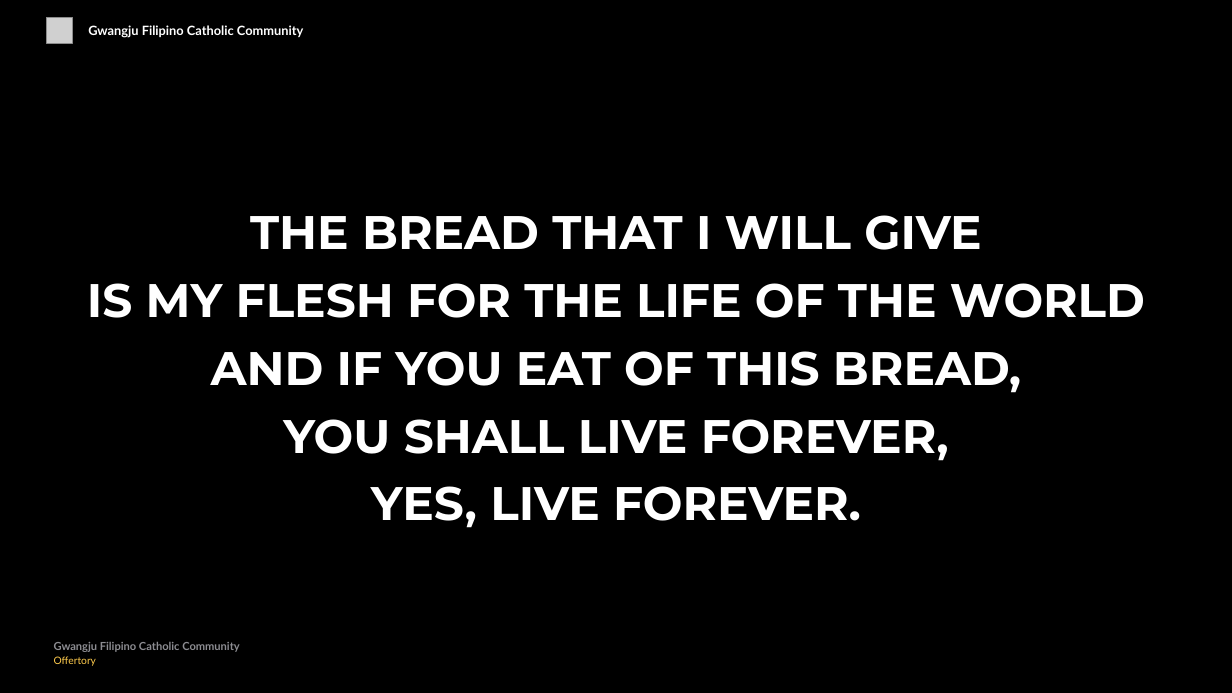
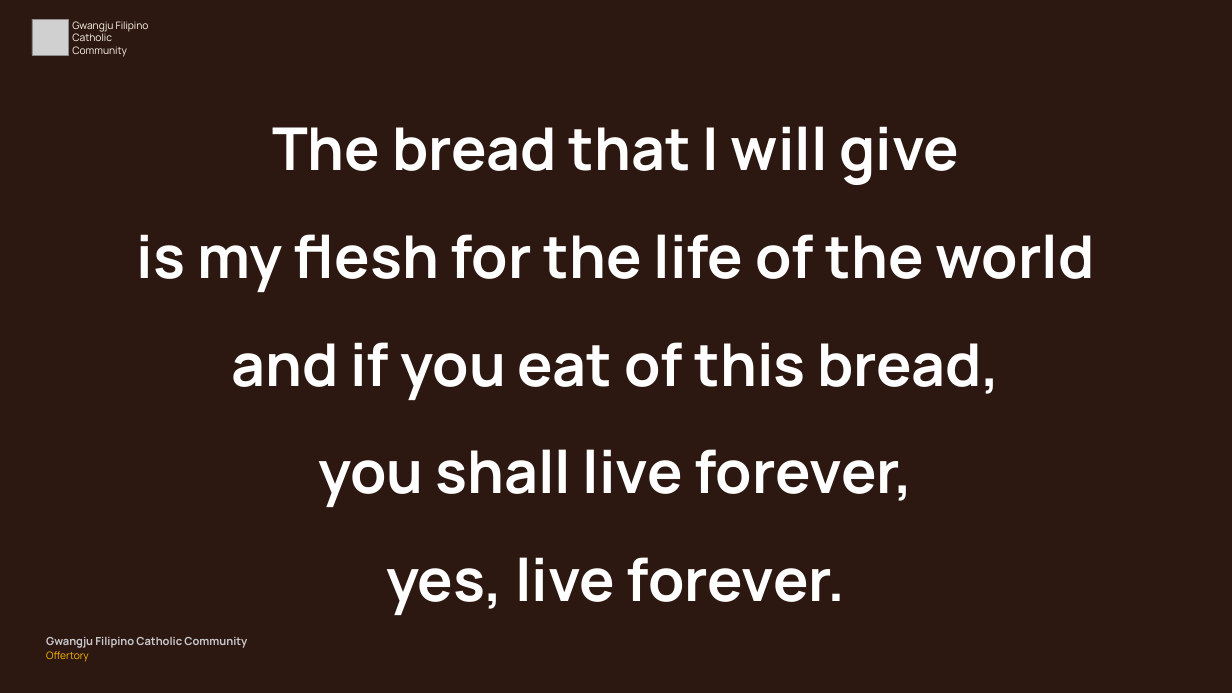
Before and after one commit to divinogabriel9/verbum, a slide deck: slide 28 of outputs/GFCC26Apr2026_Eastertide.pptx (slide 37 before the commit). Drawn at 1232x693 pixels with LibreOffice and Linux fonts; fonts in the diff are those of the drawing; grey boxes stand for pictures. Boxes give left, top, right and bottom in pixels: in the first picture for what was removed or moved away, otherwise in the second. Text is boxed around its words. In the diff, an @@ line names an element or a change of style, - is before the commit and + after.

```diff
--- a/outputs/GFCC26Apr2026_Eastertide.pptx
+++ b/outputs/GFCC26Apr2026_Eastertide.pptx
@@ background #000000 to #2C1810 @@
@@ picture resized from (x1=46, y1=17, x2=72, y2=43) to (x1=32, y1=19, x2=69, y2=55) @@
@@ text "Gwangju Filipino Catholic Community" moved from (x1=88, y1=25, x2=303, y2=38) to (x1=72, y1=21, x2=149, y2=57) @@
@@ text "Gwangju Filipino Catholic Community" at (x1=72, y1=21, x2=149, y2=57): size 15 to 12 pt, font Lato to Manrope, text colour #FFFFFF to #FFF8E8, bold off @@
@@ text at (x1=137, y1=126, x2=1094, y2=615): text changed; size 55 to 69 pt; font Montserrat to Manrope @@
-THE BREAD THAT I WILL GIVE
-IS MY FLESH FOR THE LIFE OF THE WORLD
-AND IF YOU EAT OF THIS BREAD,
-YOU SHALL LIVE FOREVER,
-YES, LIVE FOREVER.
+The bread that I will give
+is my flesh for the life of the world
+and if you eat of this bread,
+you shall live forever,
+yes, live forever.
@@ text "Gwangju Filipino Catholic Community" at (x1=46, y1=637, x2=247, y2=662): font Lato to Manrope; text colour #8C8C91 to #C8C8CD in "Gwangju Filipino Catholic Community"; text colour #FFCC4D to #FFB800 in "Offertory" @@
```
Also in this commit, not shown: 54 other slides changed, 7 slides added, 27 slides removed, 45 other files.
